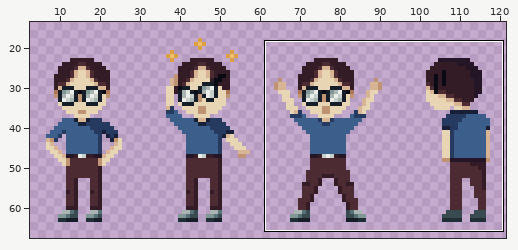
Two versions of one pixel-art file, src/graphics/student/student.aseprite. Above, an overview of the earlier version with the close-up marked.
Close-up. Before the edit:
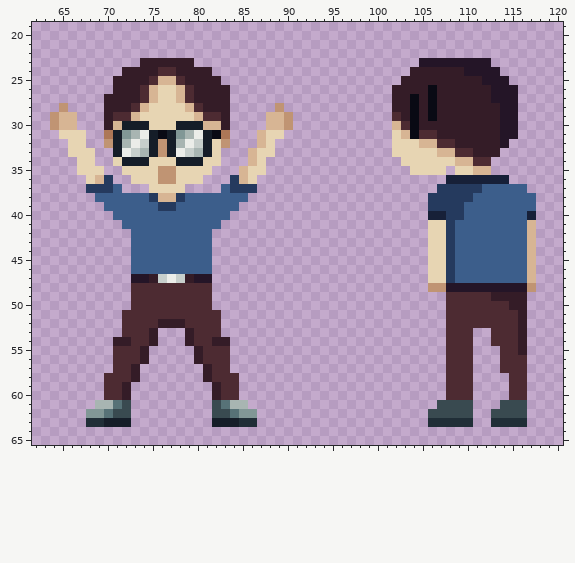
128x96 pixels, 1 frame. Colours within 5 levels of each other are drawn and written as one. Shown: x 62..120, y 19..65. The old version is drawn lined up with the new one, on the new canvas. The wide view leaves out empty margins.
After the commit:
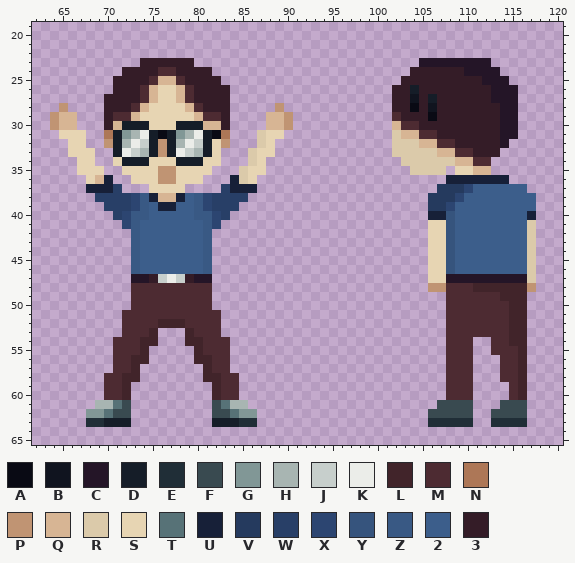
Palette (. is transparent): A #090a14  B #10141f  C #241527  D #151d28  E #202e37  F #394a50  G #819796  H #a8b5b2  J #c7cfcc  K #ebede9  L #41242a  M #4d2b32  N #ad7757  P #c09473  Q #d7b594  R #dbcaaa  S #e7d5b3  T #577277  U #172038  V #253a5e  W #283f67  X #2c4571  Y #36547d  Z #395984  2 #3c5e8b  3 #341c27
Edits made:
canvas 128x96 -> 128x80, the old top-left corner now at 0,-16 (the part of the old canvas that was cut away was empty and is not shown)
@@ x 62..120 @@
 25 .........3333MQQM3333....................333333333CCC......
-26 .........333MQSSQM3333..................3333A333333CCC.....
-27 ........3333MQSSQM3333..................33A3A333333CCC.....
-28 ...P....333MQSSSSQM333.....P............33A3A3333333CC.....
-29 ..PQQ...3MMQSSSSSSQMM3....QQP...........M3A3A3333333CC.....
-30 ..PQQ...3QDDDSSSDDDQQ3....QQP...........QMA333333333CC.....
-31 ...SSS..NDGHKDADGHKDAN...QSS............SQAMM3333333CC.....
-32 ....SS..PDHKJDPDHKJDSP...QS.............SSSQQMM33333C......
-33 ....SSS..DKJHDPDKJHDS...QSS.............SSSSSQQMM333.......
-34 .....SS..SDDDSSSDDDSS...QS...............SSSSSSQQMM........
-35 .....SSS..SSSSPPSSSS...QSS................SSSS.SSQQ........
-36 ......SQV..SSSPPSSS...VQS.....................UUUUUUU......
-37 ......VVV2...SSSS....2VVV....................VVVVV22222....
-38 .......222222VQQV2222222....................VVVVV2222222...
-39 ........222222VV2222222.....................VVVV22222222...
-40 .........2222222222222......................UUVV2222222U...
-41 ..........22222222222.......................SSV22222222Q...
-42 ...........222222222........................SSV22222222Q...
-43 ...........222222222........................SSV22222222Q...
-44 ...........222222222........................SSV22222222Q...
-45 ...........222222222........................SSV22222222Q...
-46 ...........222222222........................SSV22222222Q...
-47 ...........CC3JKJ3CC........................SSV22222222Q...
-48 ...........MMMMMMMMM........................PPCCCCCCCCCP...
-49 ...........MMMMMMMMM..........................MMMMM3333....
-50 ...........MMMMMMMMM..........................MMMMMMM33....
-51 ..........MMMMMMMMMMM.........................MMMMMMMM3....
-52 ..........MMMM333MMMM.........................MMMMMMMM3....
-53 ..........MMM3...3MMM.........................MMM..MMM3....
-54 .........33MM3...3MM33........................MMM..MMM3....
-55 .........MMM3.....3MMM........................MMM...MM3....
-56 .........MMM3.....3MMM........................MMM...MMM....
-57 .........MM3.......3MM........................MMM...MMM....
-58 ........MMM3.......3MMM.......................MMM....MM....
-59 ........MM3.........3MM.......................MMM....MM....
-60 ........MM3.........3MM.......................MMM....MM....
+26 .........333MQSSQM3333..................33D33333333CCC.....
+27 ........3333MQSSQM3333..................33B3D333333CCC.....
+28 ...P....333MQSSSSQM333.....P............33A3B3333333CC.....
+29 ..PQQ...3MMQSSSSSSQMM3....QQP...........M333A3333333CC.....
+30 ..PQQ...3QDDDSSSDDDQQ3....QQP...........QMM333333333CC.....
+31 ...SSS..NDGHKDADGHKDAN...RSS............RQQMM3333333CC.....
+32 ....SS..PDHKJDPDHKJDSP...RS.............RRRQQMM33333C......
+33 ....SSS..DKJHDPDKJHDS...RSS.............RRRRRQQMM333.......
+34 .....SS..SDDDSSSDDDSS...RS...............RRRRRRQQMM........
+35 .....SSS..SSSSPPSSSS...RSS................RRRR.SSQQ........
+36 ......SQU..SSSPPSSS...URS.....................UUUUUUU......
+37 ......UUUW...SSSS....WUUU....................VVVX222222....
+38 .......WWWWXZUQQU2ZXWWWW....................VVVX22222222...
+39 ........WWWXZ2UU22ZXWWW.....................VVX222222222...
+40 .........WXZZ22222ZZXW......................UUY22222222U...
+41 ..........XZ2222222ZX.......................SSY22222222R...
+42 ...........Z2222222Z........................SSY22222222R...
+43 ...........Z2222222Z........................SSY22222222R...
+44 ...........Z2222222Z........................SSY22222222R...
+45 ...........Z2222222Z........................SSY22222222R...
+46 ...........Z2222222Z........................SSY22222222R...
+47 ...........CC3JKJ3CC........................SSCCCCCCCCCR...
+48 ...........MMMMMMMMM........................PPMMMLLLLLLP...
+49 ...........MMMMMMMMM..........................MMMMMMLLL....
+50 ...........MMMMMMMMM..........................MMMMMMMLL....
+51 ..........MMMMMMMMMMM.........................MMMMMMMLL....
+52 ..........MMMMLLLMMMM.........................MMMMMMMLL....
+53 ..........MMML...LMMM.........................MMMMMMMLL....
+54 .........MMMLL...LLMMM........................MMM..MMLL....
+55 .........MMML.....LMMM........................MMM..MMML....
+56 .........MMLL.....LLMM........................MMM...MML....
+57 .........MML.......LMM........................MMM...MML....
+58 ........MMLL.......LLMM.......................MMM...MML....
+59 ........MML.........LMM.......................MMM....ML....
+60 ........MML.........LMM.......................MMM....ML....
 61 .......HHTF.........FTHH.....................FFFF...FFF....
Changed places in both close-ups, as pixel boxes (x1, y1, x2, y2):
changed: (392, 85, 536, 400)
changed: (86, 130, 266, 274)
changed: (113, 319, 230, 400)
